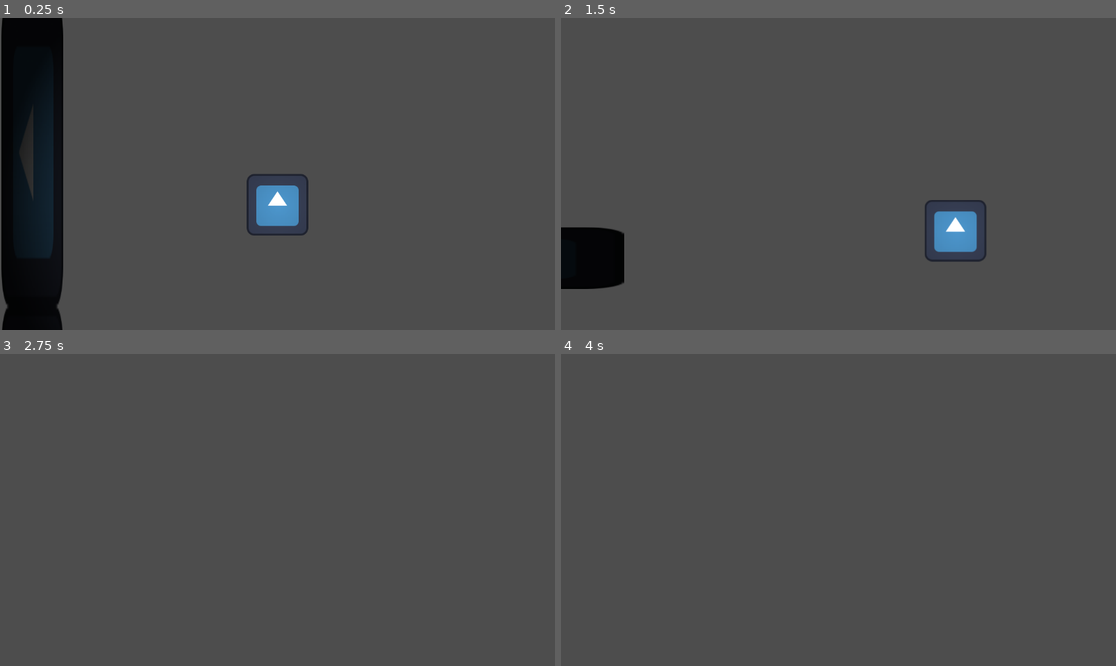
Above: before the commit, frames 1-4 (two rows, left to right).
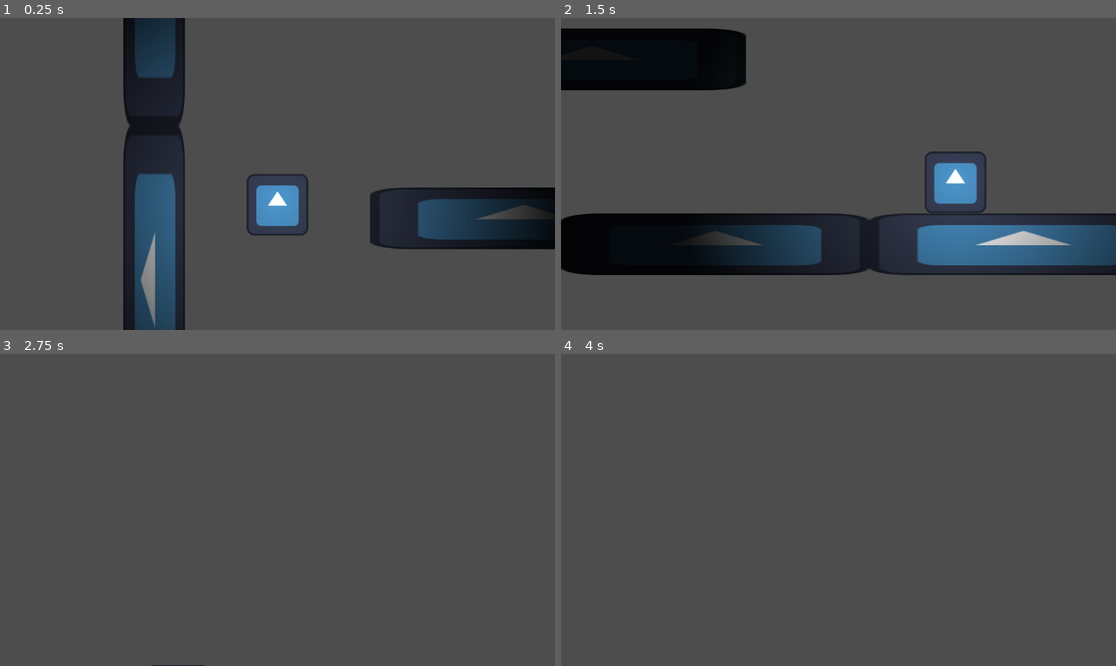
Above: after the commit, the same moments.

Repository: SPsEGS/GameJamLeMeilleurJeu
Game: Godot game, scene res://Scenes/Levels/LightTestScene.tscn
The game is run twice, just before and just after one commit, with the same random seed, the same clock (stepped at 60 frames per second) and the same inputs. This scene is started directly instead of the project's main scene. The engine's default icon, where the game draws it, is replaced by a stand-in: a white triangle on a blue panel in a dark square.
Inputs:
- Up to frame 1 (0.25 s): no input
- Up to frame 2 (1.5 s): hold Right (p1_mv_right) from 0.53 s (still down); tap Down (p1_crouch) at 0.6, 1.35 s; tap Up (p1_jump) at 0.77 s
- Up to frame 3 (2.75 s): tap Up (p1_jump) at 1.52 s; release Right (p1_mv_right) at 2.03 s; hold Left (p1_mv_left) from 2.03 s (still down); tap Down (p1_crouch) at 2.1 s
- Up to frame 4 (4 s): release Left (p1_mv_left) at 2.78 s; hold Right (p1_mv_right) from 2.78 s (still down); tap Down (p1_crouch) at 2.85, 3.6 s; tap Up (p1_jump) at 3.02, 3.77 s; tap Enter at 3.5 s

The runs differ from the first frame. In frame 1, 28% of the frame differs, in the area x 0-100%, y 0-100%; in frame 2, 26%; in frame 3, less than 0.1%; in frame 4, nothing differs.

Commit message:
Change light stuff

Diff:
--- a/Scenes/Environment/Floor.tscn
+++ b/Scenes/Environment/Floor.tscn
@@ -1,12 +1,9 @@
-[gd_scene load_steps=4 format=3 uid="uid://c3oommgjqix5"]
+[gd_scene load_steps=3 format=3 uid="uid://c3oommgjqix5"]
 
 [ext_resource type="Texture2D" uid="uid://dv76vp6l72tk8" path="res://icon.svg" id="1_ynuf0"]
 
 [sub_resource type="RectangleShape2D" id="RectangleShape2D_ykhct"]
 size = Vector2(128, 129)
-
-[sub_resource type="OccluderPolygon2D" id="OccluderPolygon2D_0wee1"]
-polygon = PackedVector2Array(-64, -64, 64, -64, 64, 64, -64, 64)
 
 [node name="Floor" type="StaticBody2D"]
 scale = Vector2(5, 1)
@@ -18,6 +15,3 @@
 [node name="CollisionShape2D" type="CollisionShape2D" parent="."]
 position = Vector2(1.90735e-06, 0)
 shape = SubResource("RectangleShape2D_ykhct")
-
-[node name="LightOccluder2D" type="LightOccluder2D" parent="."]
-occluder = SubResource("OccluderPolygon2D_0wee1")
--- a/Scenes/Levels/LightTestScene.tscn
+++ b/Scenes/Levels/LightTestScene.tscn
@@ -8,10 +8,12 @@
 [node name="LightTestScene" type="Node2D"]
 
 [node name="CharacterBody2D" parent="." instance=ExtResource("1_tq0vx")]
-position = Vector2(573, 329)
+position = Vector2(320, 704)
+metadata/_edit_group_ = true
 
 [node name="PointLight2D" type="PointLight2D" parent="CharacterBody2D"]
-position = Vector2(3, 0)
+position = Vector2(3, -9)
+shadow_enabled = true
 texture = ExtResource("2_favqo")
 texture_scale = 4.55
 
--- a/Scenes/Player.tscn
+++ b/Scenes/Player.tscn
@@ -6,7 +6,7 @@
 [sub_resource type="RectangleShape2D" id="RectangleShape2D_m10ex"]
 size = Vector2(128, 128)
 
-[node name="CharacterBody2D" type="CharacterBody2D"]
+[node name="CharacterBody2D2" type="CharacterBody2D"]
 script = ExtResource("1_7fyqf")
 
 [node name="Sprite2D" type="Sprite2D" parent="."]
--- a/project.godot
+++ b/project.godot
@@ -14,6 +14,10 @@
 run/main_scene="res://Scenes/Levels/TestScene.tscn"
 config/features=PackedStringArray("4.1", "Forward Plus")
 config/icon="res://icon.svg"
+
+[display]
+
+window/size/mode=2
 
 [dotnet]
 
